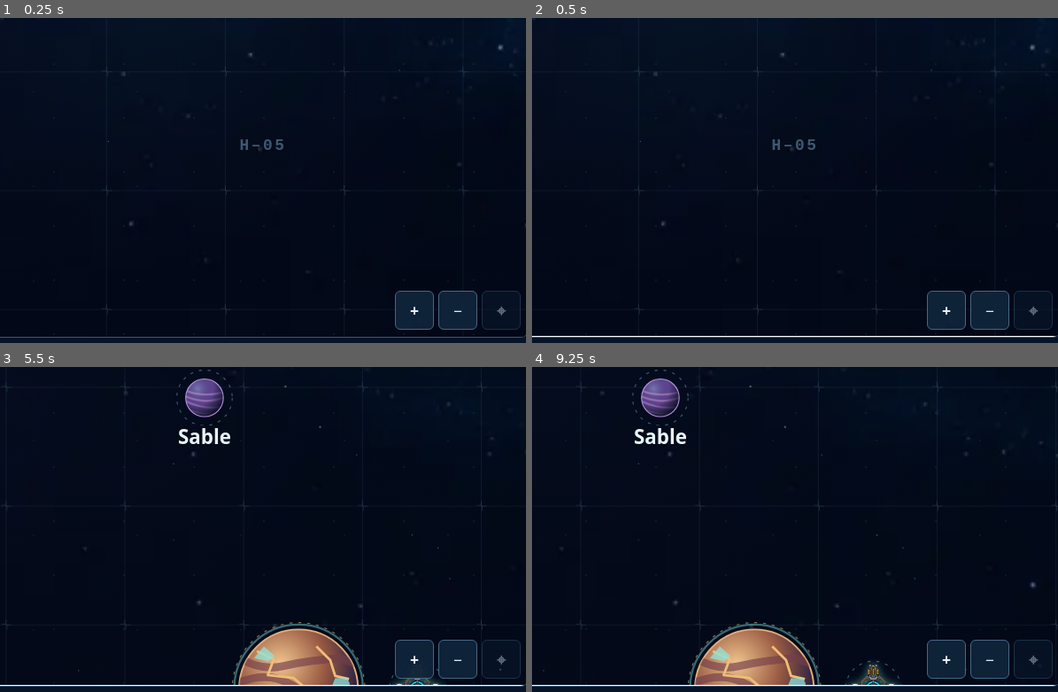
Above: before the commit, frames 1-4 (two rows, left to right).
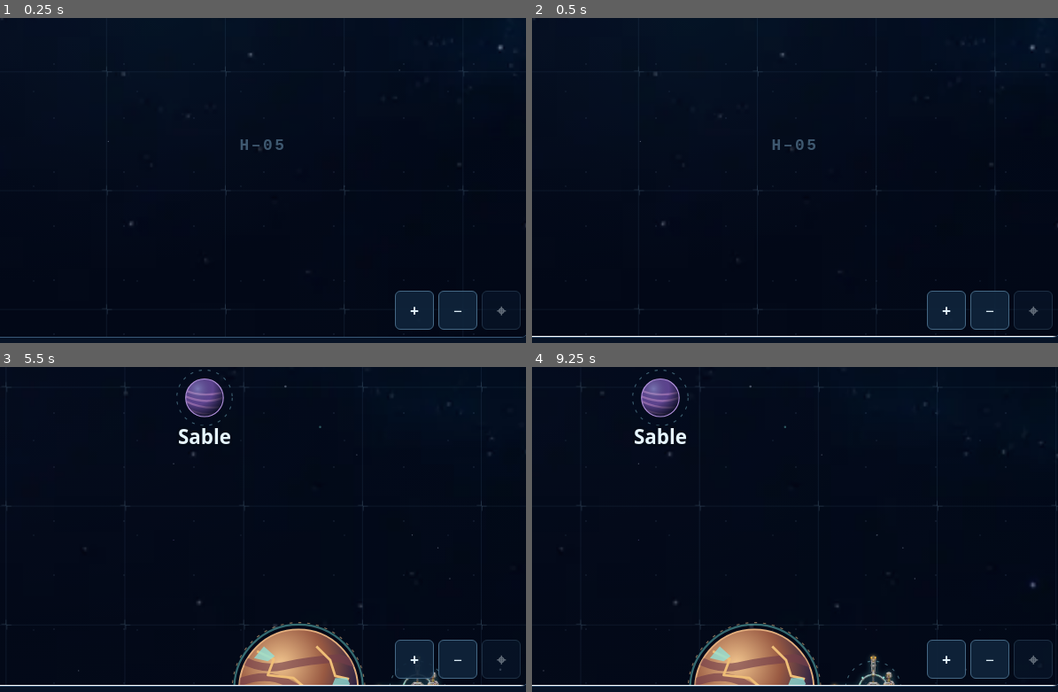
Above: after the commit, the same moments.

Repository: gambizt3-dev/rift-runner
Game: browser game, page galaxy-map.html
The game is run twice, just before and just after one commit, with the same random seed, the same clock (stepped at 60 frames per second) and the same inputs.
Inputs (mouse positions are % of the whole screen's width and height, from its top left):
- Up to frame 1 (0.25 s): no input
- Up to frame 2 (0.5 s): click (50, 43) at 0.27 s
- Up to frame 3 (5.5 s): hold Right 1.03-1.53 s; click (50, 52) at 1.07 s; tap Ctrl every 0.5 s from 1.1 to 5.1 s; hold Down 1.58-1.85 s; click (30, 35) at 1.67 s; hold Left 1.9-2.47 s; click (70, 31) at 2.27 s; hold Up 2.52-2.82 s; click (65, 60) at 2.87 s; hold Right 2.87-3.53 s; click (25, 65) at 3.47 s; hold Up 3.58-3.82 s; hold Left 3.87-4.3 s; click (50, 26) at 4.07 s; hold Down 4.35-4.68 s; click (80, 48) at 4.67 s; hold Right 4.73-5.23 s; click (20, 43) at 5.27 s; hold Down from 5.28 s (still down)
- Up to frame 4 (9.25 s): release Down at 5.55 s; hold Left 5.6-6.17 s; tap Ctrl every 0.5 s from 5.6 to 9.1 s; click (40, 73) at 5.87 s; hold Up 6.22-6.52 s; click (60, 14) at 6.47 s; hold Right 6.57-7.23 s; click (50, 52) at 7.07 s; hold Up 7.28-7.52 s; hold Left 7.57-8 s; click (30, 35) at 7.67 s; hold Down 8.05-8.38 s; click (70, 31) at 8.27 s; hold Right 8.43-8.93 s; click (65, 60) at 8.87 s; hold Down from 8.98 s (still down)
The pictures show only the part of the screen within x 49-99%, y 37-87%; the shares and areas given below are measured in that part.

The runs differ from the first frame. In frame 3, 0.1% of the frame differs, in the area x 71-85%, y 93-98%; in frame 4, 0.3%, in the area x 56-70%, y 88-98%.

Commit message:
Use the approved orbital station icon with blinking berth lights

Diff:
--- a/galaxy-map.css
+++ b/galaxy-map.css
@@ -126,7 +126,12 @@
 .atlas[data-flight-map]{min-height:0;padding-block-end:6px}
 .atlas[data-flight-map] .viewport{height:calc(100vh - var(--atlas-top,0px) - 8px);height:calc(100dvh - var(--atlas-top,0px) - 8px);min-height:0}
 .resupply-pin .target-name{fill:#99f4eb;font-size:17px}
-.resupply-pin image{filter:drop-shadow(0 0 4px #74ebee75)}
+.resupply-pin image{filter:drop-shadow(0 0 3px #74ebee55)}
+.station-beacon{fill:#ffe5a1;stroke:#ffb94e;stroke-width:.8;opacity:.4;filter:drop-shadow(0 0 2px #ffab42);animation:station-beacon 2.8s ease-in-out infinite}
+.station-beacon:nth-of-type(2){animation-delay:.68s}
+.station-beacon:nth-of-type(3){animation-delay:1.36s}
+@keyframes station-beacon{0%,62%,100%{opacity:.34}20%,32%{opacity:1}}
+@media(prefers-reduced-motion:reduce){.station-beacon{animation:none;opacity:.72}}
 .resource-pin .target-name{fill:#ffe3ae;font-size:25px}
 .resource-pin .world-orbit{stroke:#f0c58e}
 
--- a/galaxy-map.html
+++ b/galaxy-map.html
@@ -6,7 +6,7 @@
 <meta name="theme-color" content="#071326">
 <title>Galaxy Map · Rift Runner</title>
 <link rel="icon" href="./rift-192.png">
-<link rel="stylesheet" href="./galaxy-map.css?v=248">
+<link rel="stylesheet" href="./galaxy-map.css?v=249">
 <script src="./pilot-credits.js?v=252" data-read-only defer></script>
 <script src="./pilot-missions.js?v=160" defer></script>
 <script src="./wing-rendezvous.js?v=185" defer></script>
@@ -16,7 +16,7 @@
 <script src="./fighter-parking.js?v=2" defer></script>
 <script src="./cross-battle.js?v=1" defer></script>
 <script src="./rift-multiplayer.js?v=1" defer></script>
-<script src="./galaxy-map.js?v=253" defer></script>
+<script src="./galaxy-map.js?v=254" defer></script>
 </head>
 <body>
 <main id="galaxy-atlas" class="atlas" aria-labelledby="galaxy-title">
--- a/galaxy-map.js
+++ b/galaxy-map.js
@@ -472,7 +472,11 @@
     make('path',{d:'M0-23 24 0 0 23-24 0Z',fill:'#492d4d',stroke:'#f2b095','stroke-width':2},g);
     make('path',{d:'M-14 7l5-10 8-4 6 5 7-3 3 10-10 5zM-4-1l4 5 4-1',fill:'#a56275',stroke:'#ffb995','stroke-width':1.2},g);
     make('circle',{cx:9,cy:-12,r:2.5,fill:'#ffbd88'},g);
-   }else if(w.resupplyFor)make('image',{href:'./resupply-station-map.webp',x:-29,y:-29,width:58,height:58,'pointer-events':'none'},g);
+   }else if(w.resupplyFor){
+    const station=make('g',{class:'station-marker-art','pointer-events':'none','aria-hidden':'true'},g);
+    make('image',{href:'./resupply-station-map.webp?v=2',x:-49.7,y:-41.2,width:84,height:84},station);
+    for(const [cx,cy] of [[-39.2,-2.1],[.1,-31.9],[22.8,21.4]])make('circle',{class:'station-beacon',cx,cy,r:1.65},station);
+   }
    else if(w.resourceWorld)make('use',{href:'#'+w.art,x:-82,y:-82,width:164,height:164,'pointer-events':'none'},g);
    else make('use',{href:'#'+w.art,x:w.big?-52:-30,y:w.big?-47:-27,width:w.big?104:60,height:w.big?94:54,'pointer-events':'none'},g);
    make('text',{class:'target-name',y:w.resourceWorld?91:w.resupplyFor?42:w.big?60:47},g).textContent=w.name;
--- a/tests/galaxy-map.test.cjs
+++ b/tests/galaxy-map.test.cjs
@@ -62,7 +62,7 @@
  assert.match(html,/class="control back" href="\.\/carrier\.html"/);
  assert.doesNotMatch(html,/class="atlas-head"|class="chart-cap"|Rift Runner <span> \/ <\/span> Navigation/,'the map has no visible title or tile header');
  assert.match(html,/<h1 class="atlas-sr-only" id="galaxy-title">Galaxy Map<\/h1>/);
- assert.match(html,/viewport-fit=cover/);assert.match(html,/galaxy-map.js\?v=253/);
+ assert.match(html,/viewport-fit=cover/);assert.match(html,/galaxy-map.js\?v=254/);
  assert.doesNotMatch(html,/\bfire-button\b|\bgame\.js\b|galaxy-route|class="lanes"|id="galaxy-fly"|galaxy-explore|galaxy-(east|west)/);
  assert.match(read('galaxy-map.css'),/\.viewport\{[^}]+touch-action:none/);
  assert.equal(q.el('galaxy-find').kids.length,34,'prompt, 19 planets, three moons, a giant asteroid, the signal, the hideout, two carriers, Meridian and five resupply stations');
@@ -934,7 +934,9 @@
  for(const [id,x,y] of catalog){
   const a=q.position(q.pin(id)),pin=q.pin(id+'-resupply'),b=q.position(pin);
   assert.deepEqual(b,[a[0]+120*x,a[1]+120*y]);
-  assert.ok(pin.kids.some(k=>k.attrs.get('href')==='./resupply-station-map.webp'));
+  const station=pin.kids.find(k=>k.attrs.get('class')==='station-marker-art');
+  assert.ok(station.kids.some(k=>k.attrs.get('href')==='./resupply-station-map.webp?v=2'));
+  assert.equal(station.kids.filter(k=>k.attrs.get('class')==='station-beacon').length,3);
   q.tap(125,130,pin);assert.equal(q.el('location-class').textContent,'Resupply station');
  }
  const meridian=q.pin('meridian');
@@ -955,3 +957,10 @@
  q.el('galaxy-next-capital').send('click');assert.equal(s.attrs.get('aria-pressed'),'false');assert.equal(q.carrier.attrs.get('aria-pressed'),'true');
  assert.match(read('galaxy-map.css'),/\.target\[aria-pressed=true\]>[^\n]*scale:1\.13;filter:drop-shadow/);
 });
+
+
+test('station navigation lights blink visually and remain steady with reduced motion',()=>{
+ const css=read('galaxy-map.css');
+ assert.match(css,/\.station-beacon\{[^}]*animation:station-beacon 2\.8s/);
+ assert.match(css,/prefers-reduced-motion:reduce\)\{\.station-beacon\{animation:none/);
+});
Binary file changed: resupply-station-map.webp
